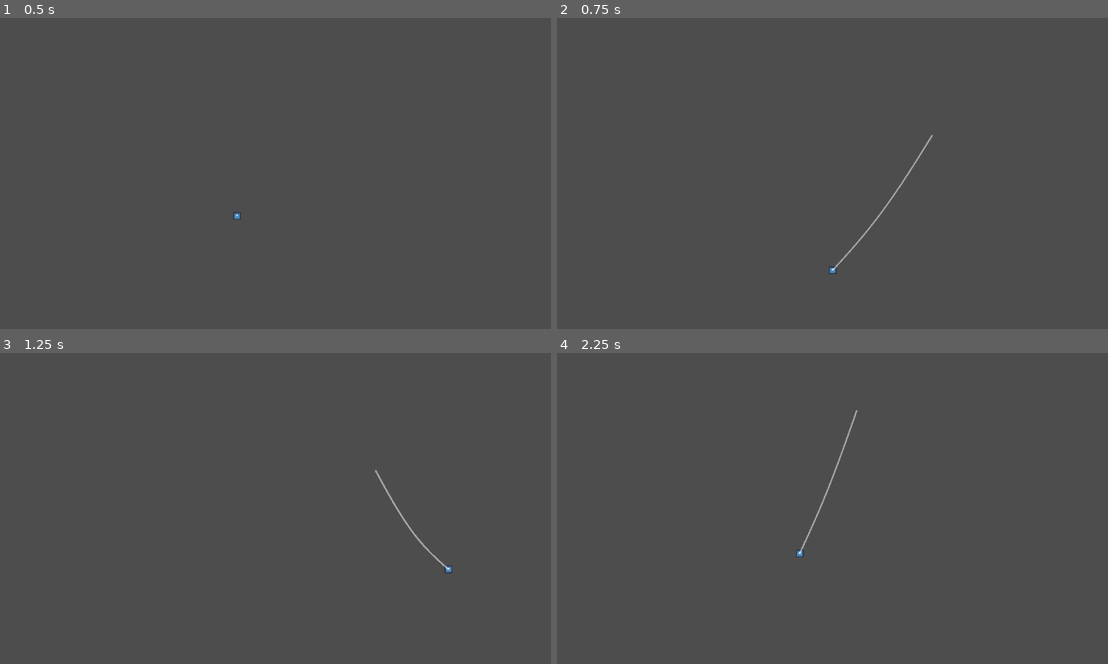
Above: before the commit, frames 1-4 (two rows, left to right).
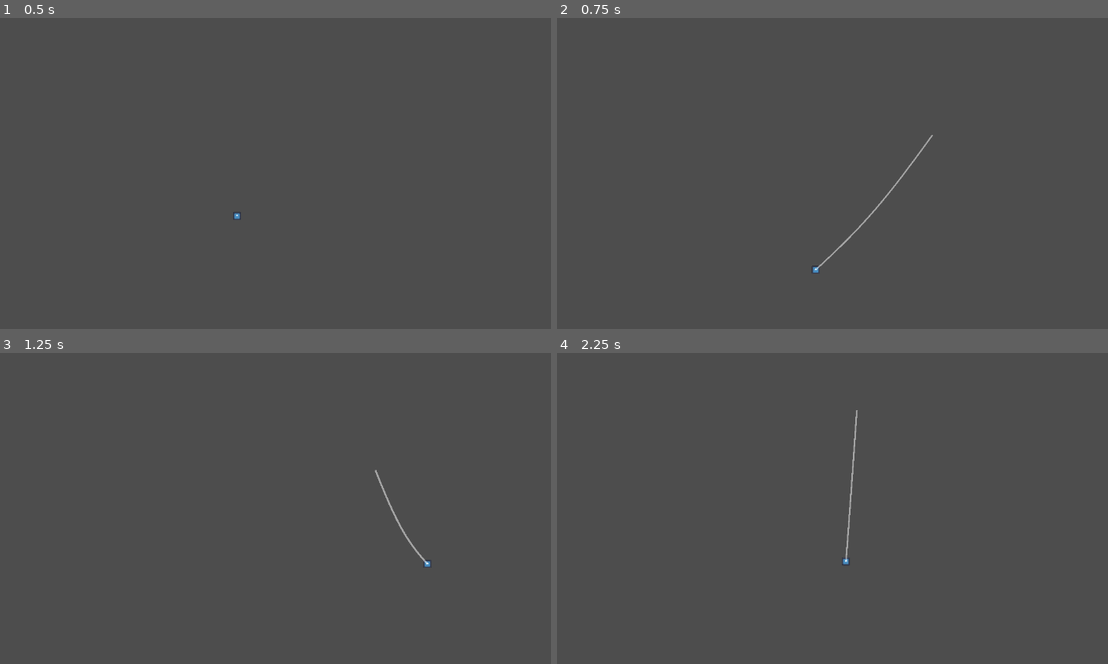
Above: after the commit, the same moments.

Repository: Pluspolar/Game-Jam-Group-3
Game: Godot game, scene res://Scenes/main.tscn
Same seed, same stepped clock (60 frames per second), same inputs: the game is played once before the commit and once after it. The engine's default icon, where the game draws it, is replaced by a stand-in: a white triangle on a blue panel in a dark square.
Inputs (mouse positions are in pixels of both pictures, inside the frame that each line leads up to):
- Up to frame 1 (0.5 s): no input
- Up to frame 2 (0.75 s): tap Enter at 0.5 s; move the mouse to (931, 136) at 0.52 s; press the mouse at (931, 136) at 0.53 s; hold D (right) from 0.53 s (still down)
- Up to frame 3 (1.25 s): keep holding D (right); tap Space (jump, bound only after the commit) at 0.77, 0.8, 1.07 s
- Up to frame 4 (2.25 s): move the mouse to (667, 505) at 1.27 s; release the mouse at (667, 505) at 1.28 s; tap Space (jump, bound only after the commit) at 1.35, 1.52, 1.82, 2 s; click (667, 505) at 1.55 s; move the mouse to (854, 408) at 2.02 s; release D (right) at 2.03 s; press the mouse at (854, 408) at 2.03 s; hold A (left) from 2.03 s (still down)

Frame 1 is identical in both runs. In frame 2, 0.4% of the frame differs, in the area x 46-68%, y 38-83%; in frame 3, 0.3%; in frame 4, 0.4%, in the area x 43-55%, y 18-69%.

Commit message:
More Movement Options
Get out of the ceiling, jumping, climbing the string.

Diff:
--- a/game-jam/Scenes/main.gd
+++ b/game-jam/Scenes/main.gd
@@ -10,6 +10,7 @@
 @export var speed_limit: float = 10000
 @export var string_power: float = 1.5
 
+var strecth_amount : float = 0
 var mouse_point : Vector2
 var distance : float
 
@@ -35,7 +36,7 @@
 
 	for i in range (1, string_amount):
 		##var strecth_amount : float = pow(((string_amount/2)-abs(i-(string_amount/2)))*500, 0.5) * sin((((string_amount/2)-abs(i-(string_amount/2)))/string_amount)*3.14)
-		var strecth_amount : float = sin((i/string_amount)*3.14) * stretchiness *(pow(abs(player_pos.x-mouse_pos.x), x_stretch)/100) * 1/(((pow(distance, 2)*0.0001))+1) #1/((pow(abs(player.velocity.x), 0.3)*0.1)+1)
+		strecth_amount = sin((i/string_amount)*3.14) * stretchiness *(pow(abs(player_pos.x-mouse_pos.x), x_stretch)/100) * 1/(((pow(distance, 2)*0.0001))+1) #1/((pow(abs(player.velocity.x), 0.3)*0.1)+1)
 		line_coords = Vector2(line.get_point_position(i).x, line.get_point_position(i).y+strecth_amount) #+ cos(i/(3.14/2))*2.5)
 		line.set_point_position(i, line_coords)
 
--- a/game-jam/Scenes/player.gd
+++ b/game-jam/Scenes/player.gd
@@ -10,12 +10,44 @@
 	position = Vector2(640, 360)
 
 func _physics_process(delta: float) -> void:
-	position.y += ((int(Input.is_action_pressed("up"))*-1) + (int(Input.is_action_pressed("down")))) * delta * speed
-	position.x += ((int(Input.is_action_pressed("left"))*-1) + (int(Input.is_action_pressed("right")))) * delta * speed
+	var mouse_pos : Vector2 = get_viewport().get_mouse_position()
+	#position.y += ((int(Input.is_action_pressed("up"))*-1) + (int(Input.is_action_pressed("down")))) * delta * speed
+	#position.x += ((int(Input.is_action_pressed("left"))*-1) + (int(Input.is_action_pressed("right")))) * delta * speed
 
 	velocity.x *= 0.985 / delta * delta
-	velocity.y += 1000 * delta
+	var can_climb : bool = Input.is_action_pressed("shoot") and Input.is_action_pressed("jump") and abs(position.x-mouse_pos.x) < 13
+	var dir_to_mouse : Vector2 = position.direction_to(mouse_pos)
+
+	if can_climb:
+		#position.direction_to(get_viewport().get_mouse_position())
+		velocity.x += delta * dir_to_mouse.x * 300
+
+	var temp_vel_y : float = delta * dir_to_mouse.y * 100
+	if can_climb and position.y > mouse_pos.y and velocity.y + position.y > mouse_pos.y and abs(velocity.x) + abs(velocity.y) <= 200:
+		velocity.x *= 0.95 / delta * delta
+	else:
+		velocity.y += 1000 * delta
 	#position += velocity * delta
+
+	print(abs(velocity.x) + abs(velocity.y))
+
+	if is_sticking:
+		velocity.y = 0
+
+	if is_on_wall_only():
+		velocity.y *= 0.4 / delta * delta
+
+	if is_on_floor() or is_on_ceiling():
+		velocity.x *= 0.945 / delta * delta
+		velocity.x += ((int(Input.is_action_pressed("left"))*-1) + (int(Input.is_action_pressed("right")))) * delta * speed
+	else: velocity.x += 0.2 * ((int(Input.is_action_pressed("left"))*-1) + (int(Input.is_action_pressed("right")))) * delta * speed
+
+	if is_on_floor() and Input.is_action_just_pressed("jump"):
+		velocity.y = -300
+
+	if is_on_ceiling() and Input.is_action_just_pressed("jump"):
+			is_sticking = false
+			velocity.y = 100
 
 	var old_vel := velocity
 
@@ -24,9 +56,6 @@
 
 	#if (is_on_ceiling() or is_on_floor()) and abs(total_velocity) < 500:
 	#	velocity.y = 0
-
-	if is_sticking:
-		velocity.y = 0
 
 	move_and_slide()
 
@@ -42,16 +71,11 @@
 			is_sticking = false
 		elif abs(old_vel.x)*0.5 + abs(old_vel.y) < 1000:
 			velocity.y = 0
-			if Input.is_action_pressed("shoot") and position.distance_to(get_viewport().get_mouse_position()) > 400:
+			if Input.is_action_pressed("shoot") and position.distance_to(mouse_pos) > 400:
 				is_sticking = false
 			else: is_sticking = true
 	else:
 		is_sticking = false
 
-	if is_on_wall_only():
-		velocity.y *= 0.5 / delta * delta
-
-	if is_on_floor():
-		velocity.x *= 0.945 / delta * delta
 
 	#print(velocity.x)
--- a/game-jam/Scenes/player.tscn
+++ b/game-jam/Scenes/player.tscn
@@ -18,10 +18,12 @@
 "speed": 5.0
 }]
 
-[sub_resource type="CircleShape2D" id="CircleShape2D_f60y1"]
+[sub_resource type="RectangleShape2D" id="RectangleShape2D_cvnsp"]
+size = Vector2(16, 16)
 
 [node name="Player" type="CharacterBody2D" unique_id=38737271]
 script = ExtResource("1_v0iea")
+speed = 500.0
 
 [node name="Reversable" type="Node2D" parent="." unique_id=62569021]
 
@@ -30,4 +32,4 @@
 sprite_frames = SubResource("SpriteFrames_vgqql")
 
 [node name="Hitbox" type="CollisionShape2D" parent="." unique_id=102091354]
-shape = SubResource("CircleShape2D_f60y1")
+shape = SubResource("RectangleShape2D_cvnsp")
--- a/game-jam/project.godot
+++ b/game-jam/project.godot
@@ -51,6 +51,11 @@
 , Object(InputEventKey,"resource_local_to_scene":false,"resource_name":"","device":-1,"window_id":0,"alt_pressed":false …(186 unchanged characters)…
 ]
 }
+jump={
+"deadzone": 0.2,
+"events": [Object(InputEventKey,"resource_local_to_scene":false,"resource_name":"","device":-1,"window_id":0,"alt_pressed":false,"shift_pressed":false,"ctrl_pressed":false,"meta_pressed":false,"pressed":false,"keycode":0,"physical_keycode":32,"key_label":0,"unicode":32,"location":0,"echo":false,"script":null)
+]
+}
 
 [physics]
 
